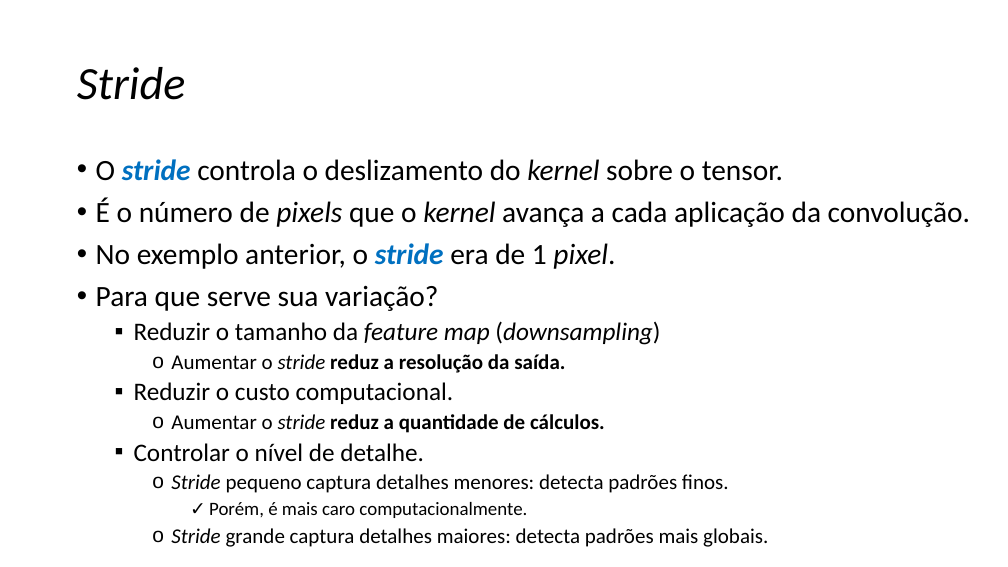
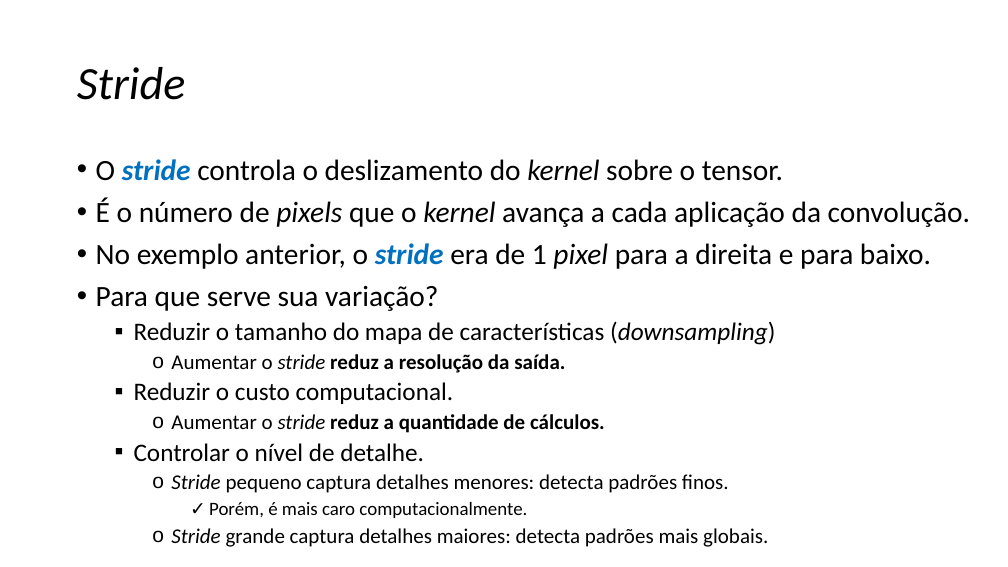
Before and after one commit to zz4fap/c24_inteligencia_artificial, a slide deck: slide 36 of slides/C24_CNN.pptx. Drawn at 1008x567 pixels with LibreOffice and Linux fonts; fonts in the diff are those of the drawing. Boxes give left, top, right and bottom in pixels: in the first picture for what was removed or moved away, otherwise in the second. Text is boxed around its words. In the diff, an @@ line names an element or a change of style, - is before the commit and + after.

```diff
--- a/slides/C24_CNN.pptx
+++ b/slides/C24_CNN.pptx
@@ text at bbox=[96, 243, 931, 269]: text changed @@
-• No exemplo anterior, o stride era de 1 pixel.
+• No exemplo anterior, o stride era de 1 pixel para a direita e para baixo.
@@ text at bbox=[134, 321, 775, 345]: text changed; italic off @@
-  ▪ Reduzir o tamanho da feature map (downsampling)
+  ▪ Reduzir o tamanho do mapa de características (downsampling)
```
Also in this commit, not shown: 19 other slides changed, 1 other file.
